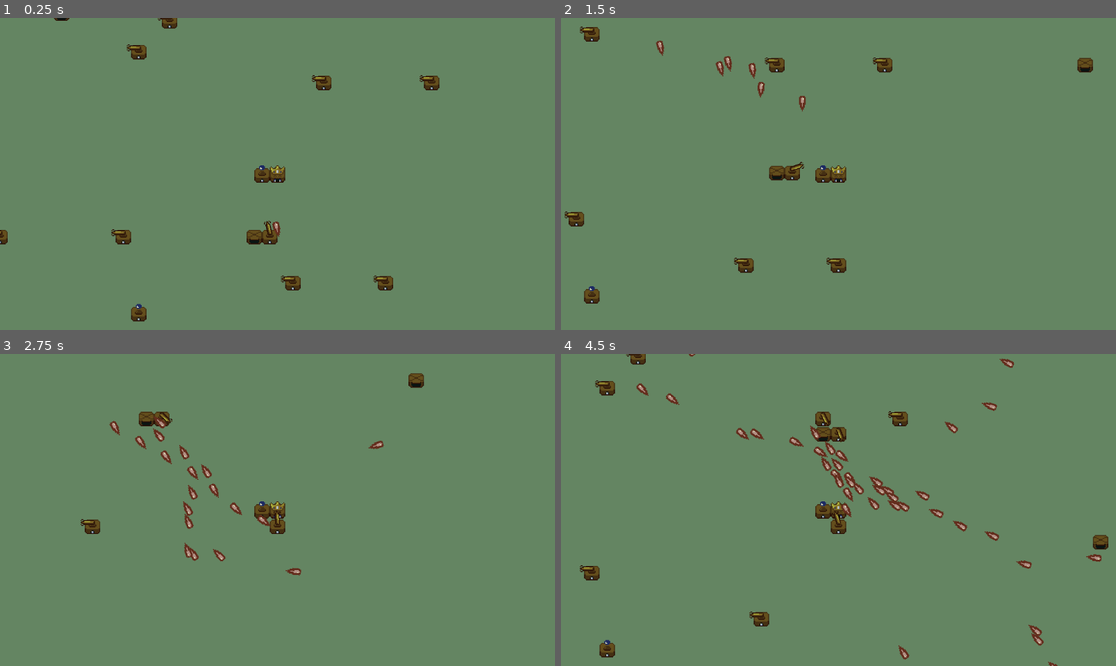
Above: before the commit, frames 1-4 (two rows, left to right).
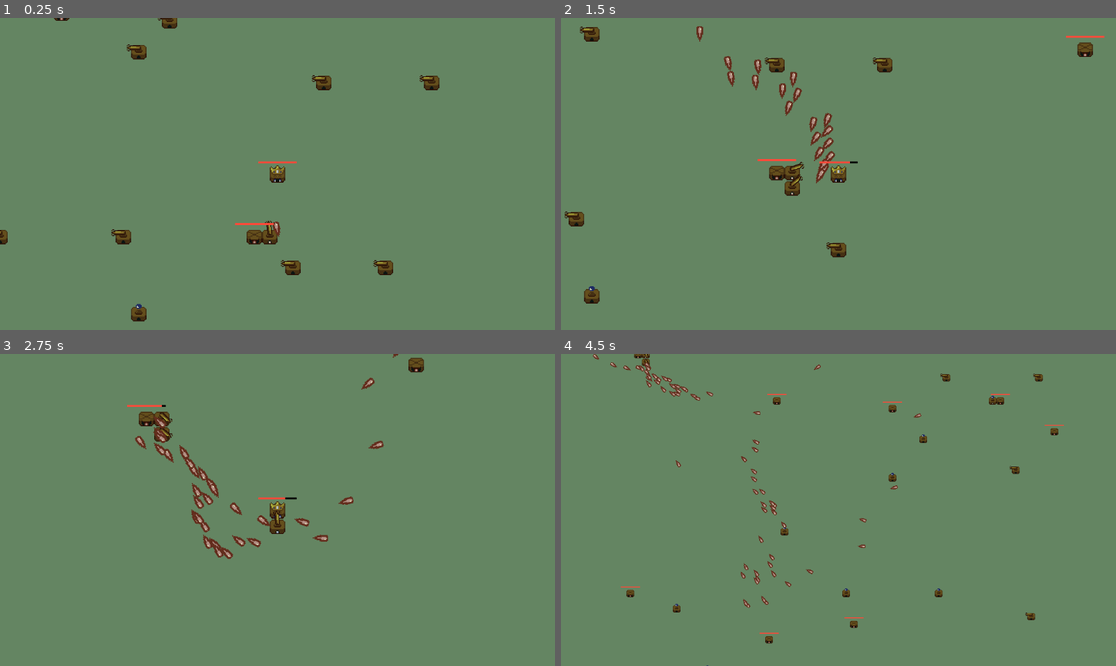
Above: after the commit, the same moments.

Repository: Bazooh/GMTK2024Jam
Game: Godot game, scene res://scenes/levels/test_level.tscn
Two runs of this game, one before a commit and one after it. Both use one fixed random seed, a clock stepped at 60 frames per second and the inputs below.
Inputs:
- Up to frame 1 (0.25 s): no input
- Up to frame 2 (1.5 s): hold D (right) 0.53-1.28 s; hold S (down) from 1.28 s (still down)
- Up to frame 3 (2.75 s): release S (down) at 2.03 s; hold D (right) from 2.03 s (still down)
- Up to frame 4 (4.5 s): release D (right) at 2.78 s; hold W (up) 2.78-3.53 s; hold A (left) from 3.53 s (still down)

The runs differ from the first frame. In frame 1, 0.8% of the frame differs, in the area x 0-78%, y 0-97%; in frame 2, 2.1%; in frame 3, 2.0%; in frame 4, 4.8%, in the area x 3-99%, y 0-100%.
Error after the commit: Invalid access to property or key 'global_position' on a base object of type 'previously freed'. (res://scenes/player/segments/canon.gd:30)

Commit message:
Health bar, segment colours, die when head dies
- Added health bar to head
- set colour of segments based on whether they are inactive, player or enemy
- ship dies when head is destroyed

Diff:
--- a/scenes/levels/test_level.tscn
+++ b/scenes/levels/test_level.tscn
@@ -1,9 +1,8 @@
-[gd_scene load_steps=6 format=3 uid="uid://cnqvpdq56tvmw"]
+[gd_scene load_steps=5 format=3 uid="uid://cnqvpdq56tvmw"]
 
 [ext_resource type="Script" path="res://scenes/levels/level.gd" id="1_6p2av"]
 [ext_resource type="PackedScene" uid="uid://7r010xcu8eje" path="res://scenes/player/player.tscn" id="2_cgfn2"]
 [ext_resource type="PackedScene" uid="uid://do881jw57cn6h" path="res://scenes/player/segments/canon.tscn" id="4_uevfv"]
-[ext_resource type="PackedScene" uid="uid://bsdjcxeu1uct4" path="res://scenes/player/segments/heal.tscn" id="6_g5n1t"]
 [ext_resource type="PackedScene" uid="uid://bxtqus3vp2ncy" path="res://scenes/player/enemy.tscn" id="6_im68j"]
 
 [node name="TestLevel" type="Node2D"]
@@ -22,10 +21,6 @@
 
 [node name="Player" parent="Level" instance=ExtResource("2_cgfn2")]
 position = Vector2(80, 80)
-chunk_radius = 2
-
-[node name="Segment" parent="Level/Player" instance=ExtResource("6_g5n1t")]
-position = Vector2(-16, 0)
 
 [node name="Enemy" parent="Level" instance=ExtResource("6_im68j")]
 position = Vector2(80, 144)
--- a/scenes/player/enemy.tscn
+++ b/scenes/player/enemy.tscn
@@ -5,3 +5,4 @@
 
 [node name="Enemy" instance=ExtResource("1_ca2gd")]
 script = ExtResource("2_n30ew")
+segment_frame = 2
--- a/scenes/player/player.tscn
+++ b/scenes/player/player.tscn
@@ -1,11 +1,18 @@
-[gd_scene load_steps=3 format=3 uid="uid://7r010xcu8eje"]
+[gd_scene load_steps=4 format=3 uid="uid://7r010xcu8eje"]
 
 [ext_resource type="Script" path="res://scenes/player/player.gd" id="1_42mvu"]
 [ext_resource type="PackedScene" uid="uid://b61o18jy2hq5y" path="res://scenes/player/ship.tscn" id="1_hb7n5"]
+[ext_resource type="Texture2D" uid="uid://xrisu1202k6i" path="res://art/Segments/PlayerHead.png" id="3_fo3l3"]
 
 [node name="Player" instance=ExtResource("1_hb7n5")]
 script = ExtResource("1_42mvu")
 chunk_radius = 2
+segment_frame = 1
+
+[node name="Sprite" parent="Head" index="0"]
+texture = ExtResource("3_fo3l3")
 
 [node name="Camera2D" type="Camera2D" parent="." index="1"]
 zoom = Vector2(2, 2)
+
+[editable path="Head"]
--- a/scenes/player/segment.gd
+++ b/scenes/player/segment.gd
@@ -4,20 +4,31 @@
 
 signal broke
 signal repaired
+signal life_changed(current: int, max: int)
+signal deactivated
 
 
 var grid_position := Vector2i.ZERO
 var level: Level
-var ship: Ship
+
 var broken := false
+
+var is_enemy_head := false
 
 var active: bool:
 	get:
 		return ship != null and not broken
 
+var ship: Ship:
+	set(value):
+		ship = value
+		if value == null:
+			sprite.frame = 0
+		else:
+			sprite.frame = value.segment_frame
+
 
 @onready var sprite: Sprite2D = $Sprite
-@export var active_sprite: Texture2D
 
 @export var repair_percentage: float = 0.5
 
@@ -25,7 +36,8 @@
 @export var max_life: int = 10
 @onready var life: int = max_life:
 	set(value):
-		life = clamp(value, -INF, max_life)
+		life = clamp(value, 0, max_life)
+		life_changed.emit(value, max_life)
 
 
 func initialize(level_: Level, grid_position_: Vector2i) -> void:
@@ -105,3 +117,4 @@
 func deactivate() -> void:
 	ship = null
 	reparent(level.inactive_segments)
+	deactivated.emit()
--- a/scenes/player/segments/base.tscn
+++ b/scenes/player/segments/base.tscn
@@ -1,18 +1,17 @@
-[gd_scene load_steps=5 format=3 uid="uid://ccykutr8vdp1t"]
+[gd_scene load_steps=4 format=3 uid="uid://ccykutr8vdp1t"]
 
 [ext_resource type="Script" path="res://scenes/player/segment.gd" id="1_fah63"]
-[ext_resource type="Texture2D" uid="uid://c87ypmus74b54" path="res://art/Temp/Temp_Segment.png" id="2_3hivo"]
-[ext_resource type="Texture2D" uid="uid://dk33nkpoebbhb" path="res://art/Temp/Temp_Segment_Disabled.png" id="2_32lhx"]
+[ext_resource type="Texture2D" uid="uid://dibx6kclbxu24" path="res://art/Segments/Segments.png" id="2_1hrld"]
 
 [sub_resource type="RectangleShape2D" id="RectangleShape2D_2md86"]
 size = Vector2(14, 14)
 
 [node name="Segment" type="Area2D"]
 script = ExtResource("1_fah63")
-active_sprite = ExtResource("2_3hivo")
 
 [node name="Sprite" type="Sprite2D" parent="."]
-texture = ExtResource("2_32lhx")
+texture = ExtResource("2_1hrld")
+hframes = 3
 
 [node name="CollisionShape2D" type="CollisionShape2D" parent="."]
 shape = SubResource("RectangleShape2D_2md86")
--- a/scenes/player/segments/canon.tscn
+++ b/scenes/player/segments/canon.tscn
@@ -8,11 +8,9 @@
 [node name="Cannon" instance=ExtResource("1_71ys3")]
 script = ExtResource("2_cmu0o")
 radius = 10
-active_sprite = null
 
 [node name="Sprite" parent="." index="0"]
 texture = ExtResource("3_4gblo")
-hframes = 3
 
 [node name="RotationPoint" type="Node2D" parent="Sprite" index="0"]
 unique_name_in_owner = true
--- a/scenes/player/segments/head.tscn
+++ b/scenes/player/segments/head.tscn
@@ -1,10 +1,9 @@
 [gd_scene load_steps=3 format=3 uid="uid://bo8tj4g475qu7"]
 
 [ext_resource type="PackedScene" uid="uid://ccykutr8vdp1t" path="res://scenes/player/segments/base.tscn" id="1_4bwtj"]
-[ext_resource type="Texture2D" uid="uid://dkypv5tieq7us" path="res://art/Segments/Centres.png" id="2_bi80u"]
+[ext_resource type="Texture2D" uid="uid://ctxtxl4iugimc" path="res://art/Segments/EnemyHead.png" id="2_5cmbk"]
 
 [node name="Head" instance=ExtResource("1_4bwtj")]
 
 [node name="Sprite" parent="." index="0"]
-texture = ExtResource("2_bi80u")
-hframes = 3
+texture = ExtResource("2_5cmbk")
--- a/scenes/player/segments/heal.tscn
+++ b/scenes/player/segments/heal.tscn
@@ -7,12 +7,10 @@
 
 [node name="Heal" instance=ExtResource("1_2maat")]
 script = ExtResource("2_87h71")
-radius = 10
-active_sprite = null
+radius = 2
 
 [node name="Sprite" parent="." index="0"]
 texture = ExtResource("3_lgch5")
-hframes = 3
 
 [node name="Orbs" type="Sprite2D" parent="Sprite" index="0"]
 position = Vector2(0, -7)
--- a/scenes/player/ship.gd
+++ b/scenes/player/ship.gd
@@ -8,6 +8,8 @@
 var segments: Array[Segment] = []
 
 var head: Segment
+
+@export var segment_frame = 0
 
 
 func _ready() -> void:
@@ -50,8 +52,12 @@
 		if is_instance_valid(segment):
 			segment.end_turn()
 
-	if segments.all(func(seg: Segment) -> bool: return (not is_instance_valid(seg)) or seg.broken):
+	#ship life depends on head for now
+	if head.broken:
 		died.emit()
+
+	#if segments.all(func(seg: Segment) -> bool: return (not is_instance_valid(seg)) or seg.broken):
+		#died.emit()
 
 
 func _move() -> void:
--- a/scenes/player/ship.tscn
+++ b/scenes/player/ship.tscn
@@ -1,9 +1,15 @@
-[gd_scene load_steps=3 format=3 uid="uid://b61o18jy2hq5y"]
+[gd_scene load_steps=4 format=3 uid="uid://b61o18jy2hq5y"]
 
 [ext_resource type="Script" path="res://scenes/player/ship.gd" id="1_n6xoh"]
 [ext_resource type="PackedScene" uid="uid://bo8tj4g475qu7" path="res://scenes/player/segments/head.tscn" id="2_d2pxl"]
+[ext_resource type="PackedScene" uid="uid://bcwy62b3bimxl" path="res://scenes/ui/ship_ui.tscn" id="3_jgq2n"]
 
 [node name="Ship" type="Node2D"]
 script = ExtResource("1_n6xoh")
 
 [node name="Head" parent="." instance=ExtResource("2_d2pxl")]
+
+[node name="ShipUI" parent="Head" instance=ExtResource("3_jgq2n")]
+
+[connection signal="deactivated" from="Head" to="Head/ShipUI" method="disable_health_bar"]
+[connection signal="life_changed" from="Head" to="Head/ShipUI" method="set_health_bar"]
--- /dev/null
+++ b/scenes/ui/ship_ui.gd
@@ -0,0 +1,22 @@
+extends Control
+
+var enabled:= true
+
+@onready var health_bar: TextureProgressBar = $HealthBar
+
+func set_health_bar(current: int, max: int):
+	if not enabled:
+		return
+
+	health_bar.max_value = max
+	health_bar.value = current
+
+	if current == 0:
+		health_bar.hide()
+	else:
+		health_bar.show()
+
+
+func disable_health_bar() -> void:
+	enabled = false
+	health_bar.hide()
--- /dev/null
+++ b/scenes/ui/ship_ui.tscn
@@ -0,0 +1,43 @@
+[gd_scene load_steps=6 format=3 uid="uid://bcwy62b3bimxl"]
+
+[ext_resource type="Script" path="res://scenes/ui/ship_ui.gd" id="1_mk384"]
+
+[sub_resource type="Gradient" id="Gradient_uh22r"]
+offsets = PackedFloat32Array(0)
+colors = PackedColorArray(0, 0, 0, 1)
+
+[sub_resource type="GradientTexture1D" id="GradientTexture1D_hkqc0"]
+gradient = SubResource("Gradient_uh22r")
+width = 40
+
+[sub_resource type="Gradient" id="Gradient_nuts2"]
+offsets = PackedFloat32Array(0)
+colors = PackedColorArray(0.999784, 0.287658, 0.225561, 1)
+
+[sub_resource type="GradientTexture1D" id="GradientTexture1D_dwrxn"]
+gradient = SubResource("Gradient_nuts2")
+width = 40
+
+[node name="ShipUI" type="Control"]
+z_index = 10
+layout_mode = 3
+anchors_preset = 0
+offset_left = -20.0
+offset_top = -13.0
+offset_right = 20.0
+offset_bottom = -6.0
+script = ExtResource("1_mk384")
+
+[node name="HealthBar" type="TextureProgressBar" parent="."]
+layout_mode = 1
+anchors_preset = 15
+anchor_right = 1.0
+anchor_bottom = 1.0
+offset_bottom = -4.0
+grow_horizontal = 2
+grow_vertical = 2
+scale = Vector2(1, 2)
+max_value = 20.0
+value = 20.0
+texture_under = SubResource("GradientTexture1D_hkqc0")
+texture_progress = SubResource("GradientTexture1D_dwrxn")
Binary file changed: art/Segments/Attachments.png
Binary file removed: art/Segments/Centres.png
Binary file added: art/Segments/EnemyHead.png
Not shown, added: art/Segments/EnemyHead.png.import
Binary file added: art/Segments/PlayerHead.png
Not shown, added: art/Segments/PlayerHead.png.import
Binary file changed: art/Segments/Segments.png
